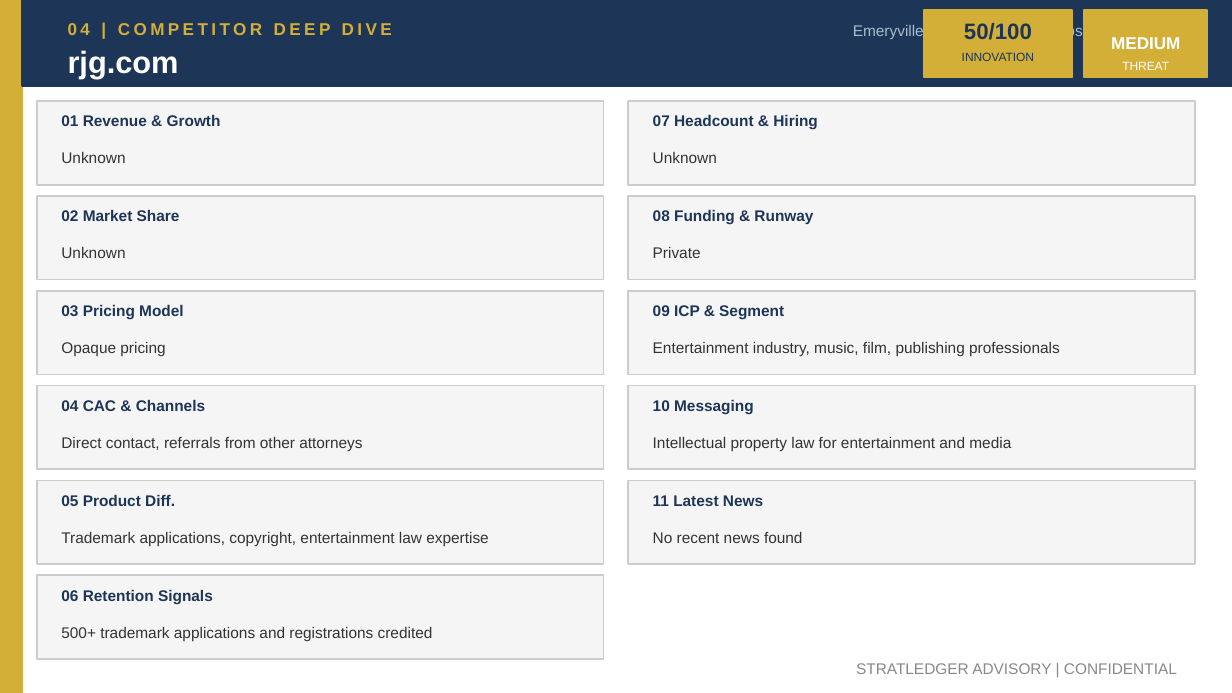
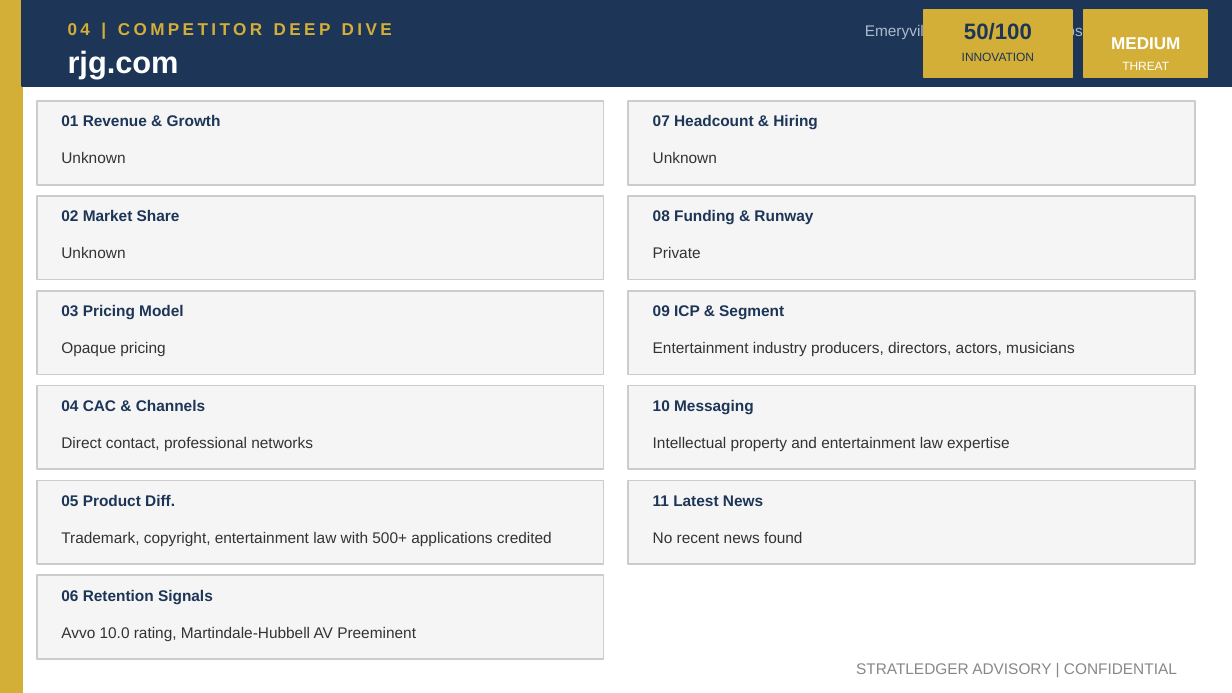
Before and after one commit to apexmakeshop-dot/droplet-commands, a slide deck: slide 6 of mesh_bioplastics_CI_Report.pptx. Drawn at 1232x693 pixels with LibreOffice and Linux fonts; fonts in the diff are those of the drawing. Boxes give left, top, right and bottom in pixels: in the first picture for what was removed or moved away, otherwise in the second. Text is boxed around its words. In the diff, an @@ line names an element or a change of style, - is before the commit and + after.

```diff
--- a/mesh_bioplastics_CI_Report.pptx
+++ b/mesh_bioplastics_CI_Report.pptx
@@ text at (865, 23, 1183, 39): text changed @@
-Emeryville, California, USA | https://www.rjg.com
+Emeryville, United States | https://www.rjg.com
@@ text at (653, 342, 1074, 356): text changed @@
-Entertainment industry, music, film, publishing professionals
+Entertainment industry producers, directors, actors, musicians
@@ text at (61, 437, 313, 451): text changed @@
-Direct contact, referrals from other attorneys
+Direct contact, professional networks
@@ text at (653, 437, 1009, 451): text changed @@
-Intellectual property law for entertainment and media
+Intellectual property and entertainment law expertise
@@ text at (61, 532, 552, 546): text changed @@
-Trademark applications, copyright, entertainment law expertise
+Trademark, copyright, entertainment law with 500+ applications credited
@@ text at (61, 627, 416, 641): text changed @@
-500+ trademark applications and registrations credited
+Avvo 10.0 rating, Martindale-Hubbell AV Preeminent
```
Also in this commit, not shown: 4 other slides changed.
